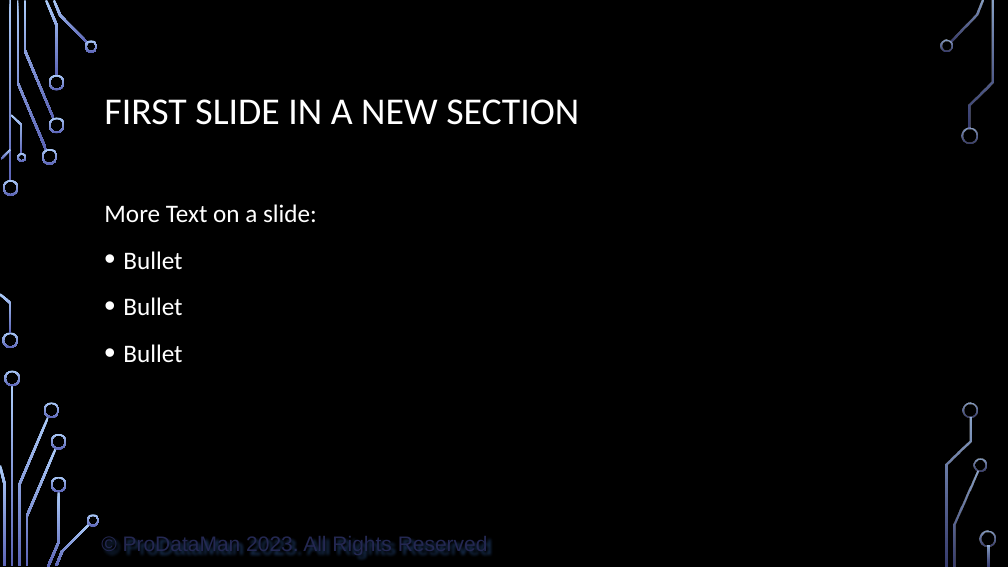
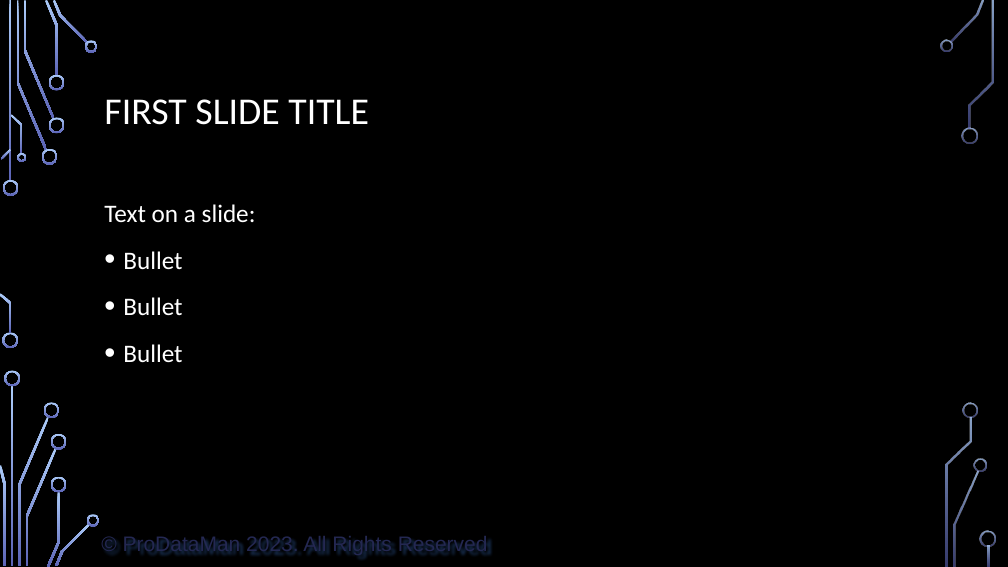
Before and after one commit to ProDataMan/Course-Outlines, a slide deck: slide 2 of Sample PowerPoint with Notes.pptx (slide 5 before the commit). Drawn at 1008x567 pixels with LibreOffice and Linux fonts; fonts in the diff are those of the drawing; background and template pictures are left out. Boxes give left, top, right and bottom in pixels: in the first picture for what was removed or moved away, otherwise in the second. Text is boxed around its words. In the diff, an @@ line names an element or a change of style, - is before the commit and + after.

```diff
--- a/Sample PowerPoint with Notes.pptx
+++ b/Sample PowerPoint with Notes.pptx
@@ title at [104, 99, 369, 125]: text changed @@
-FIRST SLIDE IN A NEW SECTION
+FIRST SLIDE TITLE
@@ text at [104, 204, 256, 223]: text changed @@
-More Text on a slide:
+Text on a slide:
```
Also in this commit, not shown: 21 slides added, 4 slides removed, 3 other files.
